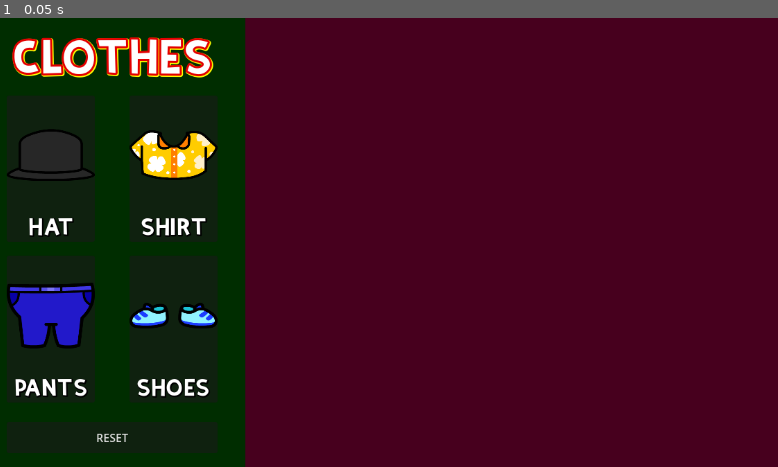
Above: before the commit, frame 1.
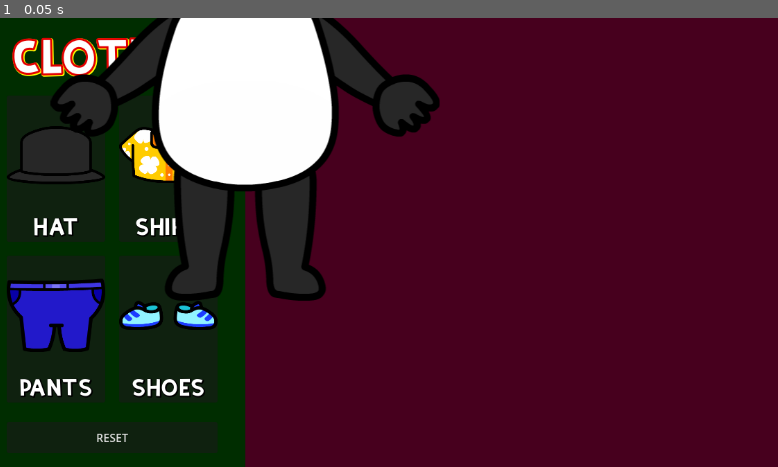
Above: after the commit, the same moment.

Repository: Vivek13130/Godot_internship_project
Game: Godot game, scene res://scenes/game.tscn
Same seed, same stepped clock (60 frames per second), same inputs: the game is played once before the commit and once after it. Before the commit the project has no main scene; this scene is started directly in both runs.
Inputs:
- Up to frame 1 (0.05 s): no input

The runs differ from the first frame. In frame 1, 17% of the frame differs, in the area x 0-57%, y 0-85%.

Commit message:
commit 2
player set up done , now coding the main part

Diff:
--- /dev/null
+++ b/character.tscn
@@ -0,0 +1,66 @@
+[gd_scene load_steps=6 format=3 uid="uid://df3hqc8ouooep"]
+
+[ext_resource type="Texture2D" uid="uid://cvv0wl5n8yxph" path="res://assets/PNGs/Character_.png" id="1_by08l"]
+
+[sub_resource type="CircleShape2D" id="CircleShape2D_1de55"]
+radius = 226.009
+
+[sub_resource type="CapsuleShape2D" id="CapsuleShape2D_ysmr8"]
+radius = 165.0
+height = 330.0
+
+[sub_resource type="CircleShape2D" id="CircleShape2D_6thgb"]
+radius = 131.034
+
+[sub_resource type="CapsuleShape2D" id="CapsuleShape2D_3geyg"]
+radius = 44.0106
+height = 259.795
+
+[node name="Character" type="Node2D"]
+
+[node name="Sprite2D" type="Sprite2D" parent="."]
+texture = ExtResource("1_by08l")
+
+[node name="head" type="Node2D" parent="Sprite2D"]
+
+[node name="Area2D" type="Area2D" parent="Sprite2D/head"]
+
+[node name="CollisionShape2D" type="CollisionShape2D" parent="Sprite2D/head/Area2D"]
+position = Vector2(0, -212)
+shape = SubResource("CircleShape2D_1de55")
+
+[node name="MarkerHead" type="Marker2D" parent="Sprite2D/head"]
+
+[node name="body" type="Node2D" parent="Sprite2D"]
+
+[node name="Area2D" type="Area2D" parent="Sprite2D/body"]
+
+[node name="CollisionShape2D" type="CollisionShape2D" parent="Sprite2D/body/Area2D"]
+position = Vector2(-1, 113)
+shape = SubResource("CapsuleShape2D_ysmr8")
+debug_color = Color(0.288232, 0.630143, 0, 0.42)
+
+[node name="MarkerBody" type="Marker2D" parent="Sprite2D/body"]
+
+[node name="legs" type="Node2D" parent="Sprite2D"]
+
+[node name="Area2D" type="Area2D" parent="Sprite2D/legs"]
+
+[node name="CollisionShape2D" type="CollisionShape2D" parent="Sprite2D/legs/Area2D"]
+position = Vector2(-5, 290)
+shape = SubResource("CircleShape2D_6thgb")
+debug_color = Color(0.670568, 0.309023, 1, 0.42)
+
+[node name="MarkerLegs" type="Marker2D" parent="Sprite2D/legs"]
+
+[node name="feet" type="Node2D" parent="Sprite2D"]
+
+[node name="Area2D" type="Area2D" parent="Sprite2D/feet"]
+
+[node name="CollisionShape2D" type="CollisionShape2D" parent="Sprite2D/feet/Area2D"]
+position = Vector2(-2, 381)
+rotation = 1.58765
+shape = SubResource("CapsuleShape2D_3geyg")
+debug_color = Color(0.988851, 0, 0.297294, 0.42)
+
+[node name="MarkerFeet" type="Marker2D" parent="Sprite2D/feet"]
--- /dev/null
+++ b/gameplay.gd
@@ -0,0 +1,11 @@
+extends Node2D
+
+
+# Called when the node enters the scene tree for the first time.
+func _ready() -> void:
+	pass # Replace with function body.
+
+
+# Called every frame. 'delta' is the elapsed time since the previous frame.
+func _process(delta: float) -> void:
+	pass
--- a/project.godot
+++ b/project.godot
@@ -11,5 +11,6 @@
 [application]
 
 config/name="Internship P1-test2"
+run/main_scene="res://scenes/game.tscn"
 config/features=PackedStringArray("4.3", "Forward Plus")
 config/icon="res://icon.svg"
--- /dev/null
+++ b/scenes/character_panel.gd
@@ -0,0 +1,10 @@
+extends Control
+@onready var character: Sprite2D = $Character
+
+var viewport_width
+
+func _ready() -> void:
+	pass
+# Called every frame. 'delta' is the elapsed time since the previous frame.
+func _process(delta: float) -> void:
+	pass
--- a/scenes/character_panel.tscn
+++ b/scenes/character_panel.tscn
@@ -1,4 +1,8 @@
-[gd_scene format=3 uid="uid://cotksyc1eknrd"]
+[gd_scene load_steps=4 format=3 uid="uid://cotksyc1eknrd"]
+
+[ext_resource type="Script" path="res://scenes/character_panel.gd" id="1_vg48i"]
+[ext_resource type="Texture2D" uid="uid://cvv0wl5n8yxph" path="res://assets/PNGs/Character_.png" id="2_gutx0"]
+[ext_resource type="PackedScene" uid="uid://df3hqc8ouooep" path="res://character.tscn" id="3_l8cjh"]
 
 [node name="CharacterPanel" type="Control"]
 layout_mode = 3
@@ -7,6 +11,7 @@
 anchor_bottom = 1.0
 grow_horizontal = 2
 grow_vertical = 2
+script = ExtResource("1_vg48i")
 
 [node name="ColorRect" type="ColorRect" parent="."]
 layout_mode = 1
@@ -16,3 +21,21 @@
 grow_horizontal = 2
 grow_vertical = 2
 color = Color(0.276732, 3.60981e-08, 0.119492, 1)
+
+[node name="TextureRect" type="TextureRect" parent="."]
+visible = false
+layout_mode = 2
+texture = ExtResource("2_gutx0")
+expand_mode = 1
+stretch_mode = 5
+
+[node name="MarginContainer" type="MarginContainer" parent="."]
+layout_mode = 1
+anchors_preset = 15
+anchor_right = 1.0
+anchor_bottom = 1.0
+grow_horizontal = 2
+grow_vertical = 2
+
+[node name="Character" parent="MarginContainer" instance=ExtResource("3_l8cjh")]
+layout_mode = 2
--- a/scenes/tool_panel.tscn
+++ b/scenes/tool_panel.tscn
@@ -72,7 +72,7 @@
 [node name="UpperHBox" type="HBoxContainer" parent="MarginContainer/OuterVBox/MainVBox"]
 layout_mode = 2
 size_flags_vertical = 3
-theme_override_constants/separation = 50
+theme_override_constants/separation = 20
 
 [node name="Panel" type="Panel" parent="MarginContainer/OuterVBox/MainVBox/UpperHBox"]
 layout_mode = 2
@@ -138,7 +138,7 @@
 [node name="LowerHBox" type="HBoxContainer" parent="MarginContainer/OuterVBox/MainVBox"]
 layout_mode = 2
 size_flags_vertical = 3
-theme_override_constants/separation = 50
+theme_override_constants/separation = 20
 
 [node name="Panel" type="Panel" parent="MarginContainer/OuterVBox/MainVBox/LowerHBox"]
 layout_mode = 2
